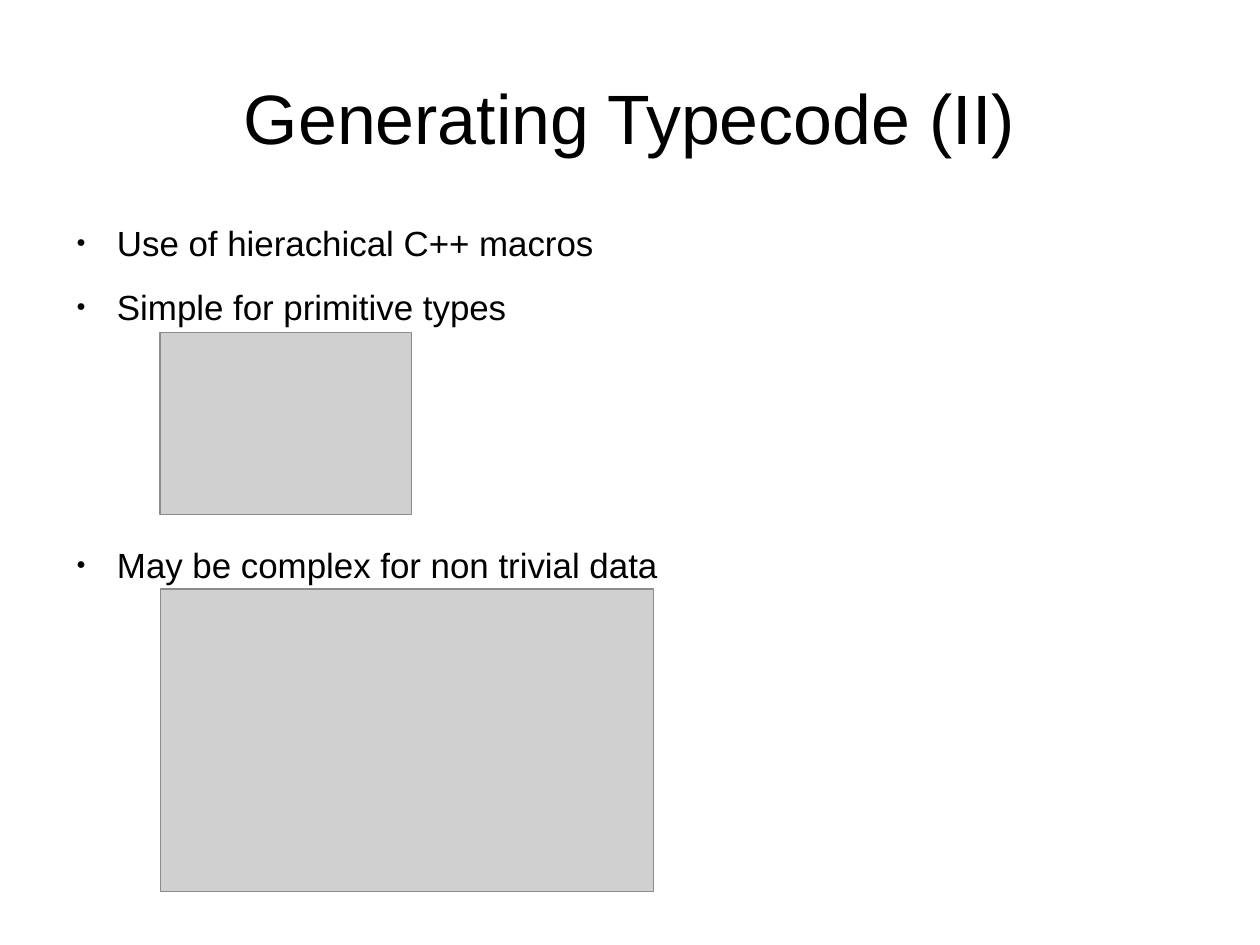
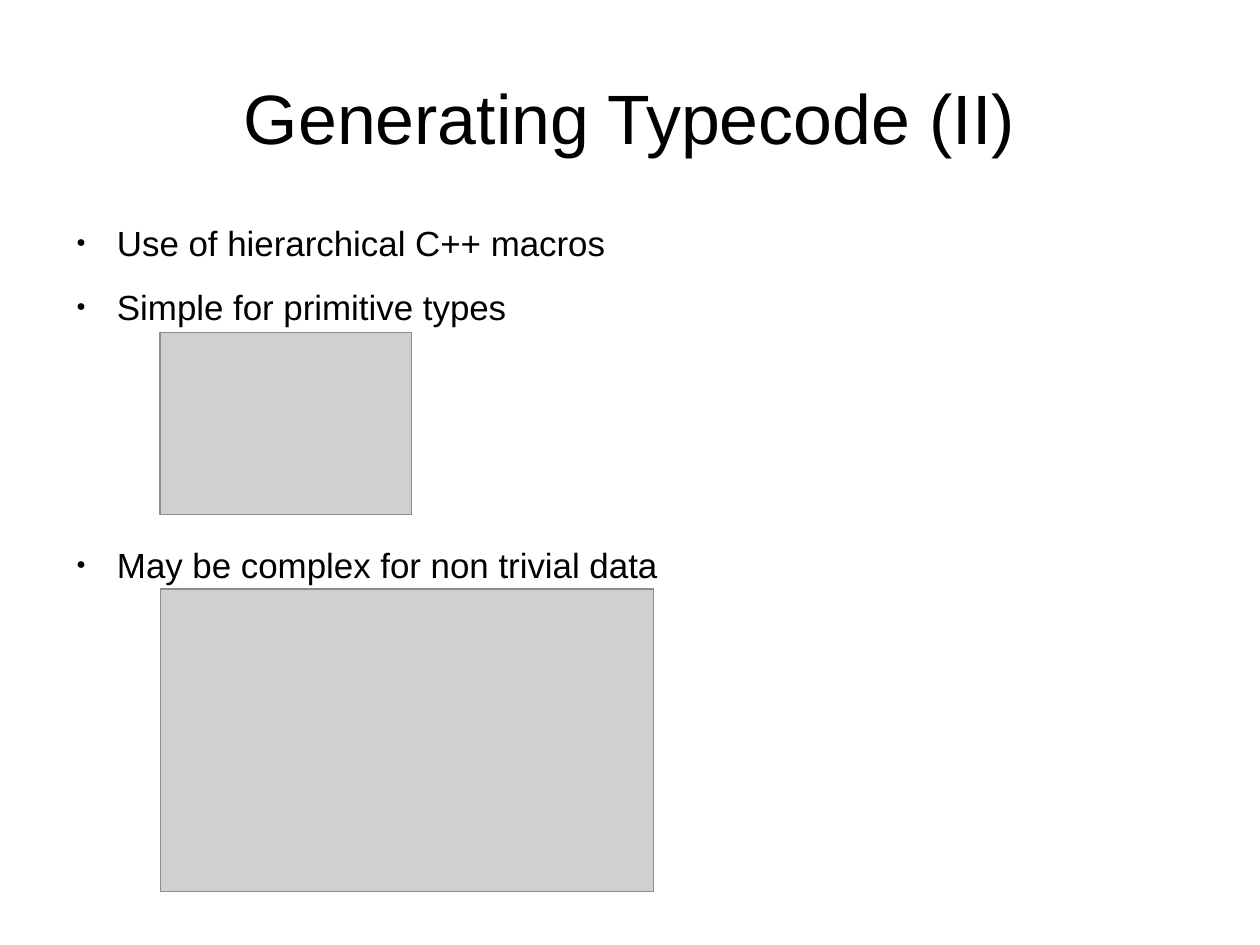
Before and after one commit to eProsima/Dynamic-Fast-Buffers, a slide deck: slide 7 of doc/DynamicFastBuffers.odp. Drawn at 1260x945 pixels with LibreOffice and Linux fonts; fonts in the diff are those of the drawing; grey boxes stand for pictures. Boxes give left, top, right and bottom in pixels: in the first picture for what was removed or moved away, otherwise in the second. Text is boxed around its words. In the diff, an @@ line names an element or a change of style, - is before the commit and + after.

```diff
--- a/doc/DynamicFastBuffers.odp
+++ b/doc/DynamicFastBuffers.odp
@@ text at (x1=117, y1=230, x2=605, y2=257): text changed @@
-● Use of hierachical C++ macros
+● Use of hierarchical C++ macros
```
Also in this commit, not shown: 1 other slide changed.
